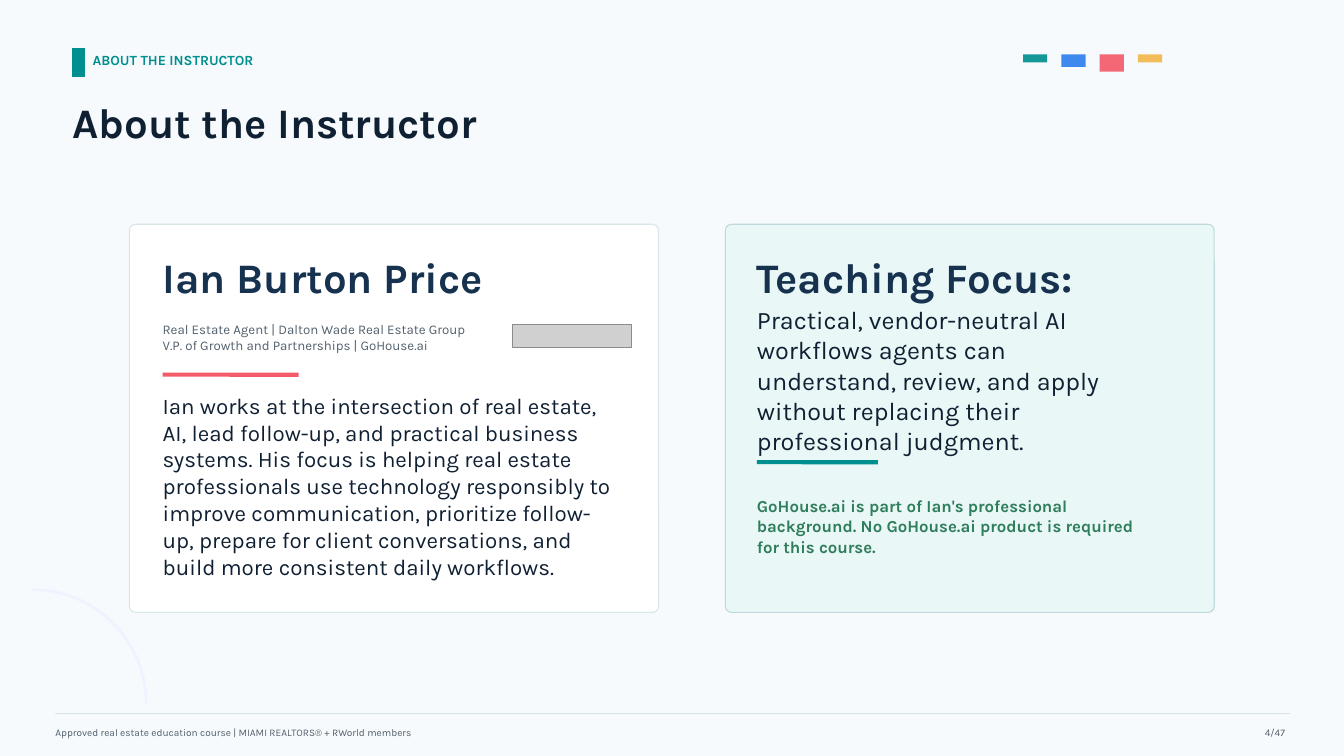
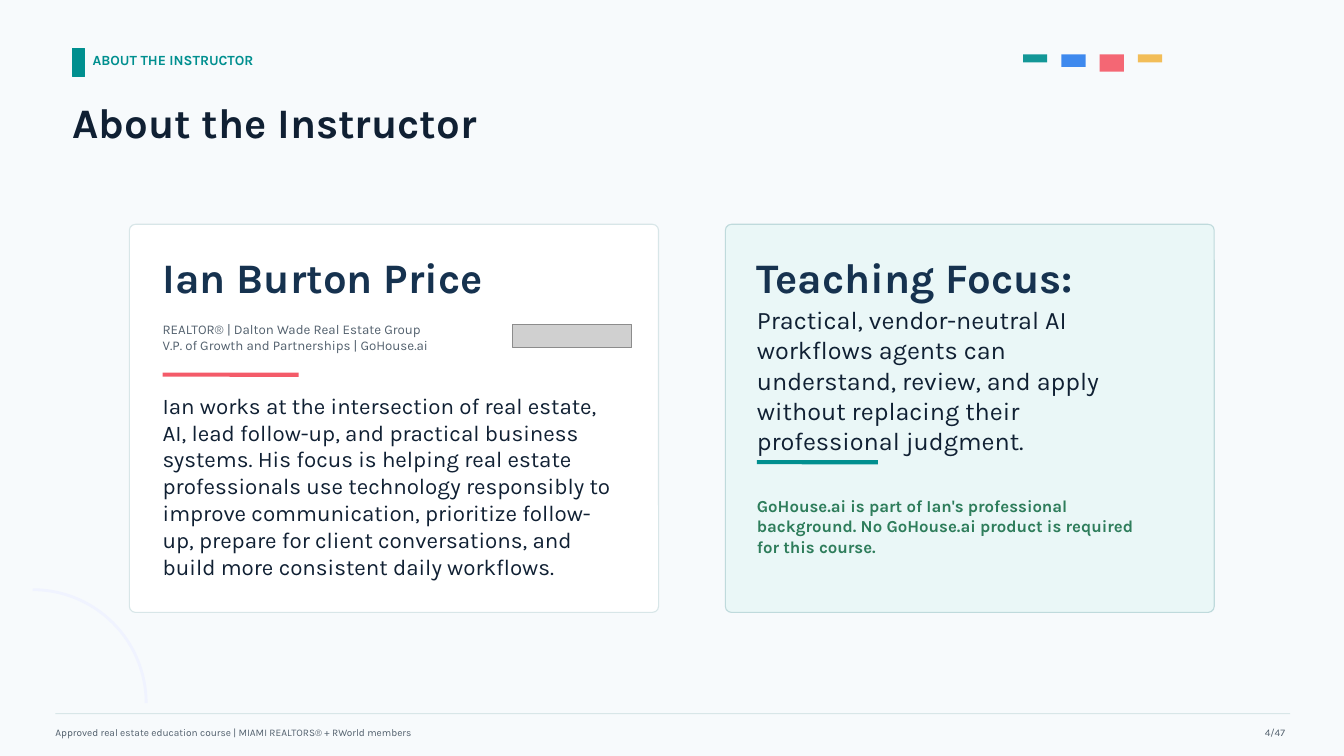
Before and after one commit to ianbprice/miami-realtors-ai-course-series, a slide deck: slide 4 of slides/course-01-ai-for-real-estate-sales-approved-instructor-deck.pptx. Drawn at 1344x756 pixels with LibreOffice and Linux fonts; fonts in the diff are those of the drawing; grey boxes stand for pictures. Boxes give left, top, right and bottom in pixels: in the first picture for what was removed or moved away, otherwise in the second. Text is boxed around its words. In the diff, an @@ line names an element or a change of style, - is before the commit and + after.

Commit message:
Restore instructor REALTOR credential

```diff
--- a/slides/course-01-ai-for-real-estate-sales-approved-instructor-deck.pptx
+++ b/slides/course-01-ai-for-real-estate-sales-approved-instructor-deck.pptx
@@ text at [163,325,420,337]: text changed @@
-Real Estate Agent | Dalton Wade Real Estate Group
+REALTOR® | Dalton Wade Real Estate Group
```
Also in this commit, not shown: 1 other slide changed, 1 other file.
